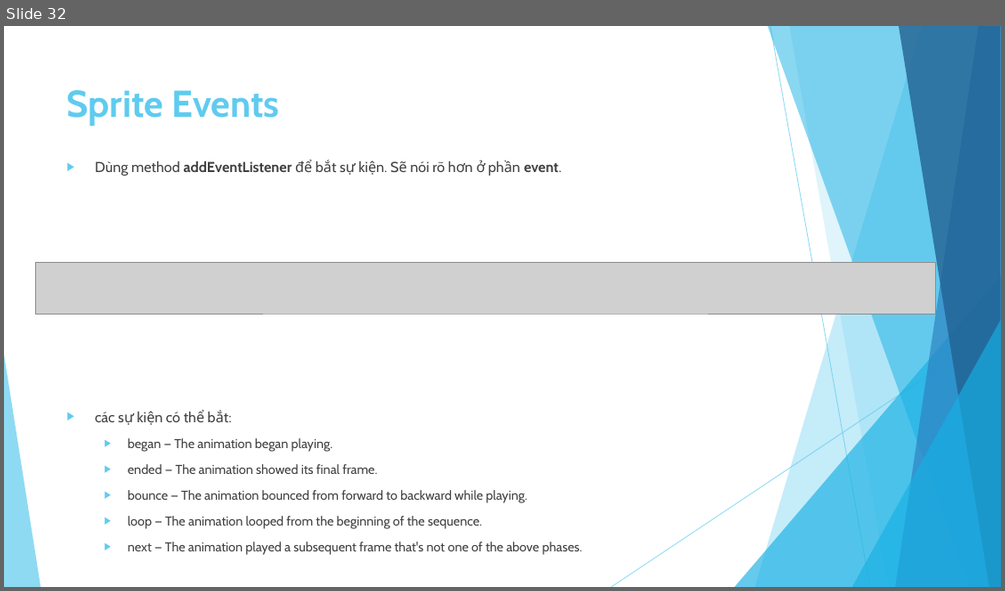
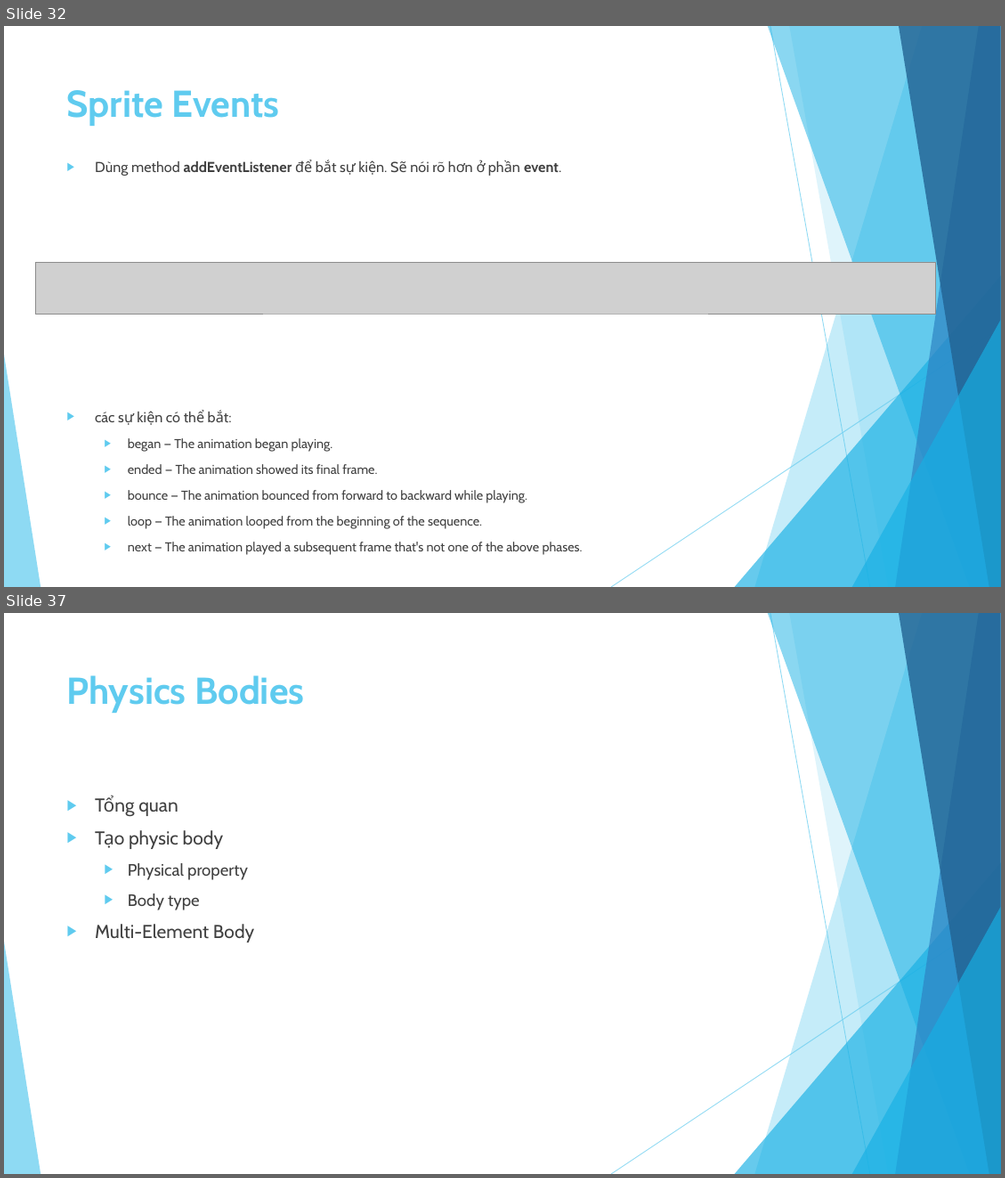
Before and after one commit to ndthanhdev/TDT-Spring-2017, a slide deck: Corona/Presentation1.pptx. Shown one above the other, each under a label of ours: slide 32 before the commit, slides 32 and 37 after it; the slides between them are not shown. The pictures are 1005x591 and 1005x1178 pixels, drawn with LibreOffice and Linux fonts; fonts in the diff are those of the drawing; grey boxes stand for pictures. Boxes give left, top, right and bottom in pixels: in the first picture for what was removed or moved away, otherwise in the second. Text is boxed around its words. In the diff, an @@ line names an element or a change of style, - is before the commit and + after.

```diff
--- a/Corona/Presentation1.pptx
+++ b/Corona/Presentation1.pptx
@@ slide 37 added at (4, 613, 1001, 1174), background #FFFFFF; not listed: 10 template elements that a slide beside it also shows @@
@@ title added at (67, 675, 304, 713), 36 pt, text #5FCBEF, bold @@
+Physics Bodies
@@ text added at (95, 802, 254, 942), 18 pt, text #404040 @@
+▶ Tổng quan
+▶ Tạo physic body
+  ▶ Physical property
+  ▶ Body type
+▶ Multi-Element Body
```
Also in this commit, not shown: 2 slides changed, 9 other slides added, 1 slide removed.
